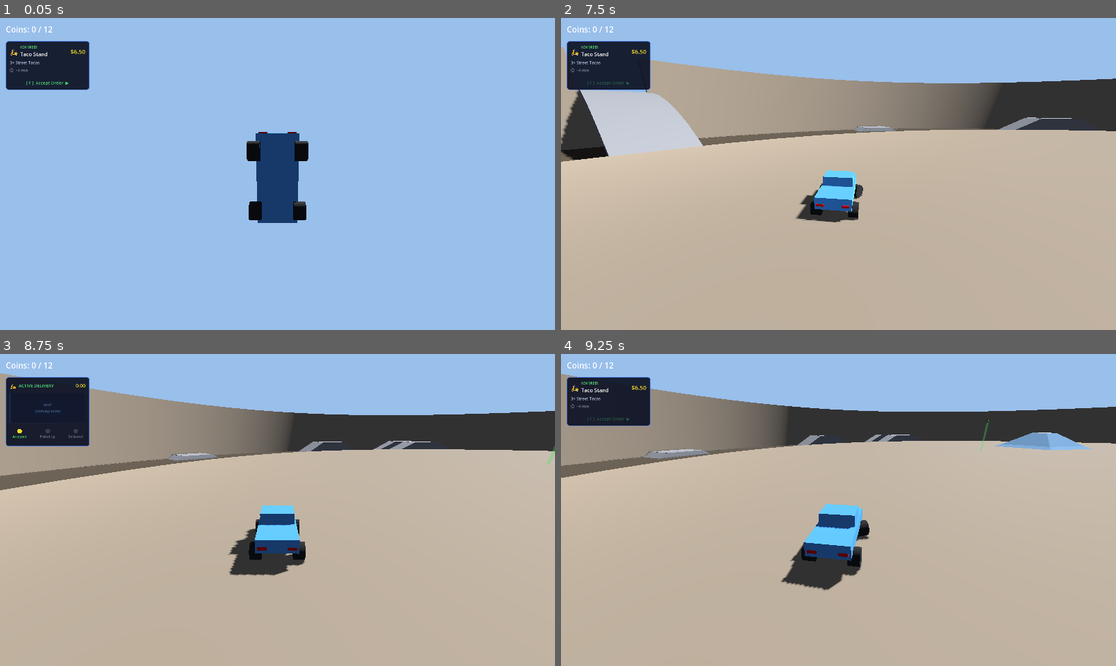
Above: before the commit, frames 1-4 (two rows, left to right).
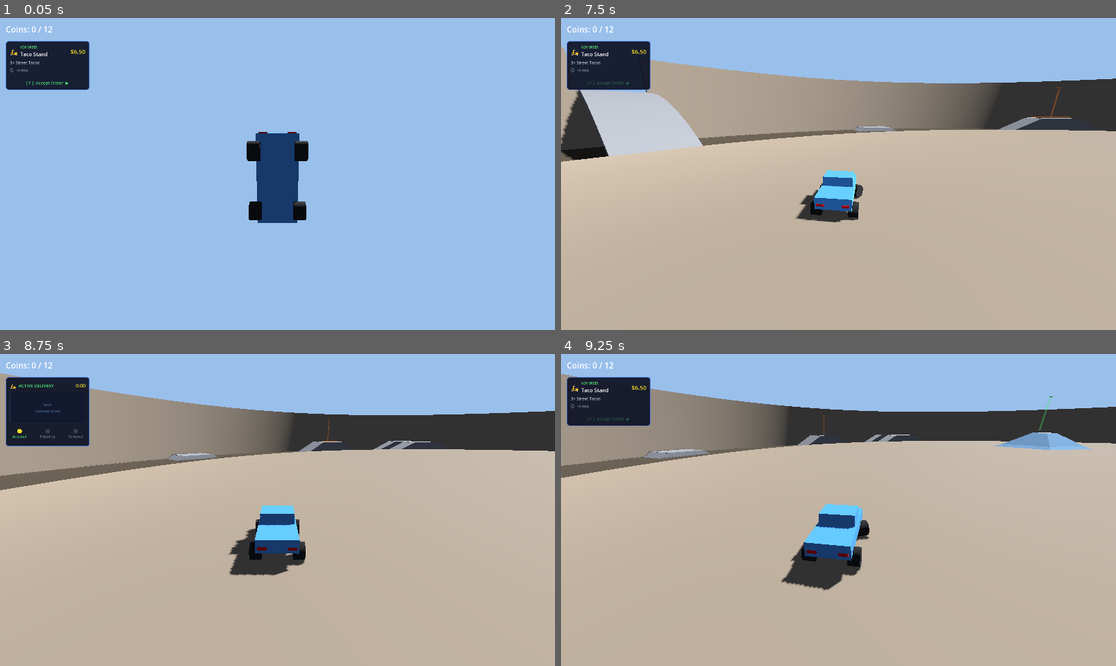
Above: after the commit, the same moments.

Repository: coha1/Cargo
Game: Godot game, scene res://scenes/World.tscn
Two runs of this game, one before a commit and one after it. Both use one fixed random seed, a clock stepped at 60 frames per second and the inputs below.
Inputs:
- Up to frame 1 (0.05 s): no input
- Up to frame 2 (7.5 s): hold F (accept_order) 0.53-1.28 s; hold Up (car_accelerate) 0.53-2.03 s; tap R (decline_order) every 1.5 s from 1.35 to 7.35 s; hold F (accept_order) 2.03-2.78 s; hold A (car_steer_left) 2.03-3.53 s; hold Down (car_brake) 3.53-4.28 s; hold F (accept_order) 3.53-4.28 s; hold D (car_steer_right) 4.28-5.03 s; hold Up (car_accelerate) 5.03-5.78 s; hold F (accept_order) 5.03-5.78 s; hold D (car_steer_right) from 5.78 s (still down); hold F (accept_order) 6.53-7.28 s
- Up to frame 3 (8.75 s): release D (car_steer_right) at 8.03 s; hold Down (car_brake) from 8.03 s (still down); hold F (accept_order) from 8.03 s (still down)
- Up to frame 4 (9.25 s): release Down (car_brake) at 8.78 s; release F (accept_order) at 8.78 s; hold A (car_steer_left) from 8.78 s (still down); tap R (decline_order) at 8.85 s

Frame 1 is identical in both runs. In frame 2, less than 0.1% of the frame differs, in the area x 84-92%, y 22-32%; in frame 3, less than 0.1%; in frame 4, less than 0.1%, in the area x 47-89%, y 13-56%.

Commit message:
Repositioned the start and end zones for the order

Diff:
--- a/scenes/World.tscn
+++ b/scenes/World.tscn
@@ -23,7 +23,7 @@
 collectible_scene = ExtResource("4")
 
 [node name="DirectionalLight3D" type="DirectionalLight3D" parent="." unique_id=1712814225]
-transform = Transform3D(0.866, -0.354, 0.354, 0, 0.707, 0.707, -0.5, -0.612, 0.612, 0, 15, 0)
+transform = Transform3D(0.86601907, -0.3535631, 0.3535593, 0, 0.70710295, 0.7071106, -0.500011, -0.61237127, 0.61236465, 0, 15, 0)
 light_energy = 1.2
 shadow_enabled = true
 
@@ -38,13 +38,13 @@
 [node name="FlatArea" parent="." unique_id=1585086490 instance=ExtResource("7")]
 transform = Transform3D(1, 0, 0, 0, 1, 0, 0, 0, 1, 0, 0, 320)
 
-[node name="PickupZone" parent="." instance=ExtResource("10")]
-transform = Transform3D(1, 0, 0, 0, 1, 0, 0, 0, 1, 38, -3.5, 310)
+[node name="PickupZone" parent="." unique_id=1912947046 instance=ExtResource("10")]
+transform = Transform3D(1, 0, 0, 0, 1, 0, 0, 0, 1, 42.91069, 3.5361824, 337.07047)
 
-[node name="DeliveryZone" parent="." instance=ExtResource("11")]
-transform = Transform3D(1, 0, 0, 0, 1, 0, 0, 0, 1, -95, -3.5, 320)
+[node name="DeliveryZone" parent="." unique_id=1104864494 instance=ExtResource("11")]
+transform = Transform3D(1, 0, 0, 0, 1, 0, 0, 0, 1, 98.35857, 1.6234264, 277.03146)
 
-[node name="ObjectiveManager" type="Node" parent="."]
+[node name="ObjectiveManager" type="Node" parent="." unique_id=115652795]
 script = ExtResource("9")
 card_path = NodePath("../HUD/ObjectiveCard")
 pickup_zone_path = NodePath("../PickupZone")
Not shown: 1 places in scenes/World.tscn that only renumber resources
